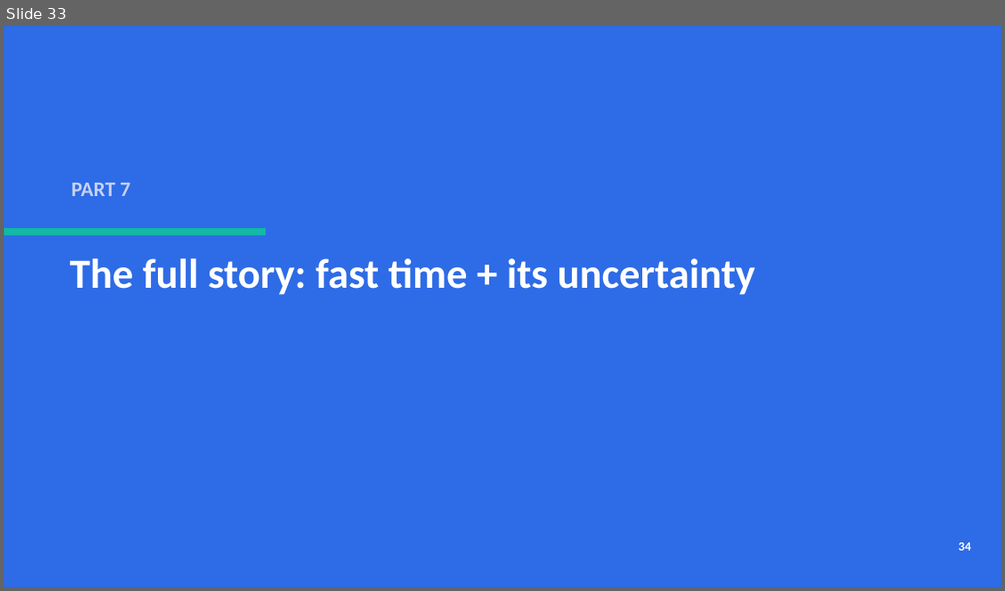
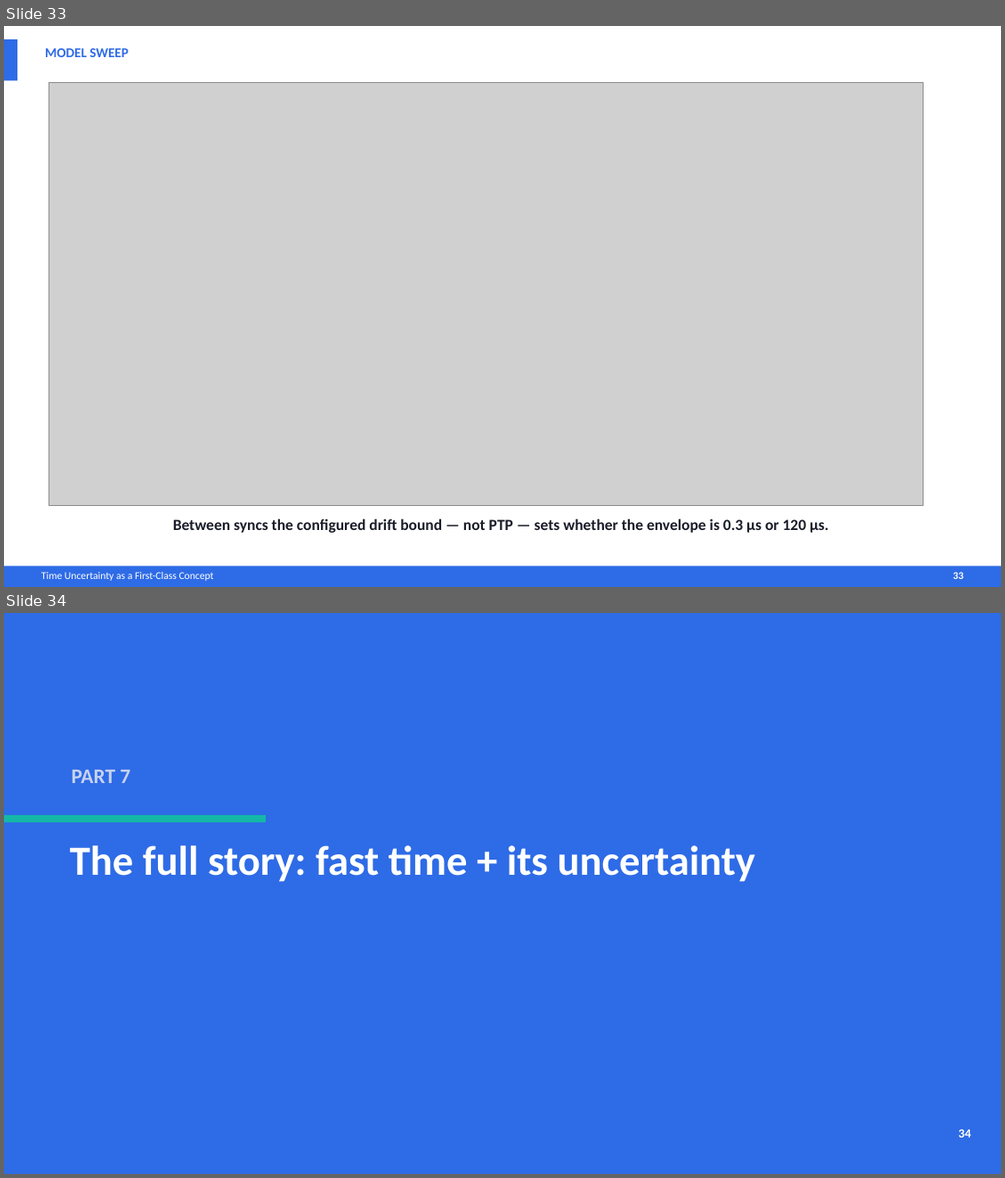
Before and after one commit to MaciekMachni/netdev-0x1a-talk, a slide deck: time-uncertainty-error-bar.pptx. Shown one above the other, each under a label of ours: slide 33 before the commit, slides 33 and 34 after it. The pictures are 1005x591 and 1005x1178 pixels, drawn with LibreOffice and Linux fonts; fonts in the diff are those of the drawing; grey boxes stand for pictures. Boxes give left, top, right and bottom in pixels: in the first picture for what was removed or moved away, otherwise in the second. Text is boxed around its words. In the diff, an @@ line names an element or a change of style, - is before the commit and + after.

```diff
--- a/time-uncertainty-error-bar.pptx
+++ b/time-uncertainty-error-bar.pptx
@@ slide 33 added at box(4, 26, 1001, 587), background #FFFFFF @@
@@ rectangle added at box(4, 39, 17, 80), fill #2E6BE6 @@
@@ text added at box(45, 48, 129, 57), 13 pt, text #2E6BE6, bold @@
+MODEL SWEEP
@@ picture added at box(48, 82, 923, 506) @@
@@ text added at box(173, 518, 828, 532), 15 pt, text #1A1D29, bold @@
+Between syncs the configured drift bound — not PTP — sets whether the envelope is 0.3 µs or 120 µs.
@@ rectangle added at box(4, 566, 1001, 587), fill #2E6BE6 @@
@@ text added at box(41, 572, 214, 580), 10 pt, text #FFFFFF @@
+Time Uncertainty as a First-Class Concept
@@ text added at box(953, 572, 963, 579), 10 pt, text #FFFFFF, bold @@
+33
@@ what was slide 33 is now slide 34 @@
```
Also in this commit, not shown: 2 other files.
